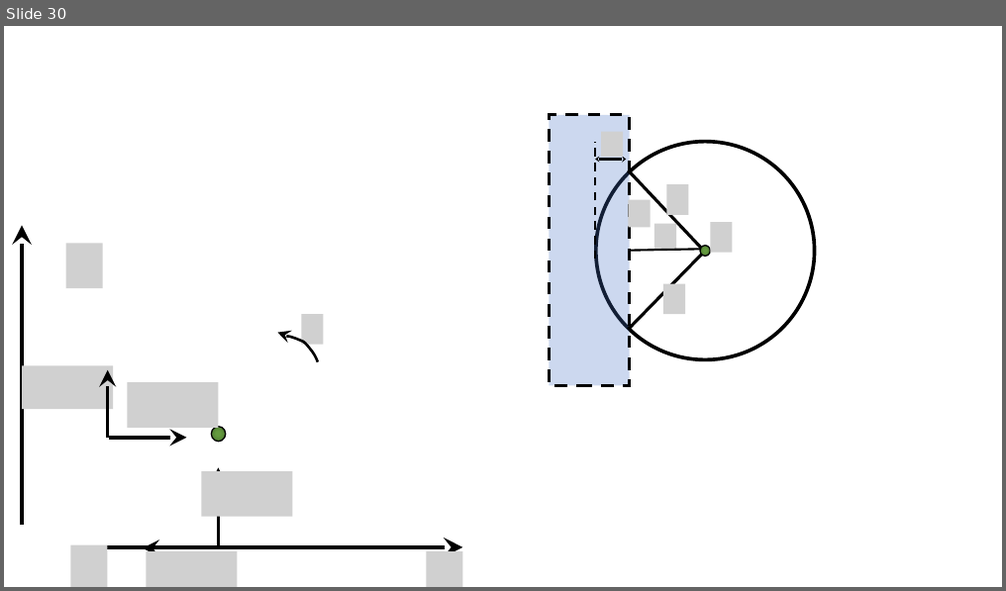
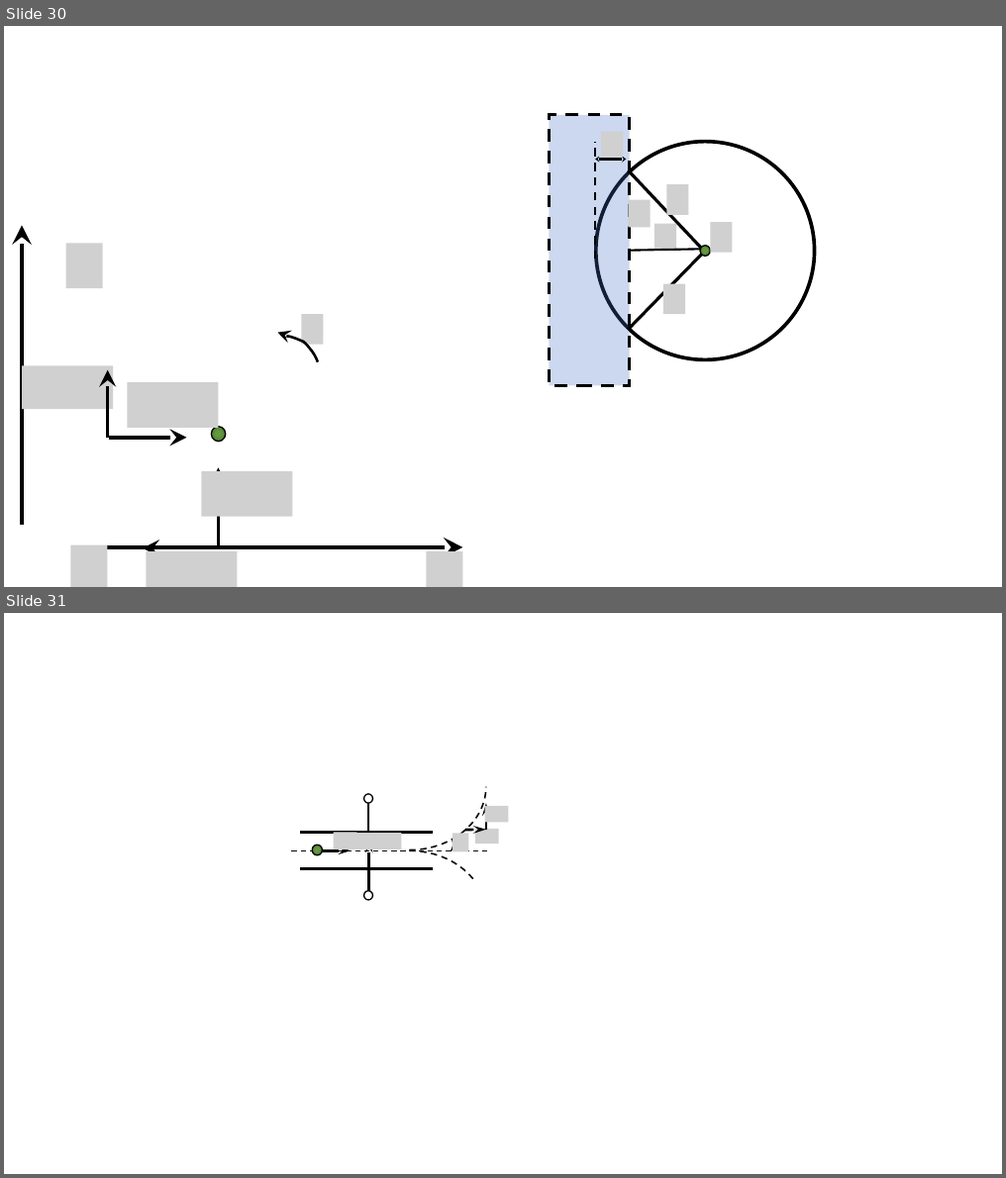
Before and after one commit to savchenko-physics/savchenko-physics.github.io, a slide deck: src/Drawings.pptx. Shown one above the other, each under a label of ours: slide 30 before the commit, slides 30 and 31 after it. The pictures are 1006x591 and 1006x1178 pixels, drawn with LibreOffice and Linux fonts; fonts in the diff are those of the drawing; grey boxes stand for pictures. Boxes give left, top, right and bottom in pixels: in the first picture for what was removed or moved away, otherwise in the second. Text is boxed around its words. In the diff, an @@ line names an element or a change of style, - is before the commit and + after.

```diff
--- a/src/Drawings.pptx
+++ b/src/Drawings.pptx
@@ slide 31 added at (4,613,1002,1174), background #FFFFFF @@
@@ arc (boxed as its full ellipse) added at (333,724,486,851), outline #000000 1.5 pt dashed @@
@@ ellipse added at (364,794,373,803), outline #000000 1.25 pt @@
@@ line added from (368, 833) to (368, 803), #000000 2.5 pt @@
@@ picture added at (484,806,508,823) @@
@@ arrow added from (486, 830) to (486, 803), #000000 2.5 pt @@
@@ line added from (300, 833) to (433, 833), #000000 2.5 pt @@
@@ ellipse added at (313,845,323,856), fill gradient #649A3F to #548235 to #4E7932, outline #000000 1.25 pt @@
@@ picture added at (334,833,356,851) @@
@@ picture added at (350,833,402,851) @@
@@ arrow added from (369, 868) to (369, 840), #000000 2.5 pt @@
@@ arc (boxed as its full ellipse) added at (428,830,457,861), outline #000000 1.25 pt @@
@@ picture added at (452,833,469,852) @@
@@ arrow added from (465, 830) to (486, 830), #000000 2.5 pt @@
@@ picture added at (475,829,499,844) @@
@@ line added from (291, 851) to (490, 851), #000000 1.25 pt dashed @@
@@ line added from (300, 869) to (433, 869), #000000 2.5 pt @@
@@ arrow added from (322, 851) to (350, 851), #000000 2.5 pt @@
@@ arc (boxed as its full ellipse) added at (333,851,486,977), outline #000000 1.5 pt dashed @@
@@ line added from (369, 891) to (369, 869), #000000 2.5 pt @@
@@ ellipse added at (364,891,373,900), outline #000000 1.25 pt @@
```
Also in this commit, not shown: 5 other files.
